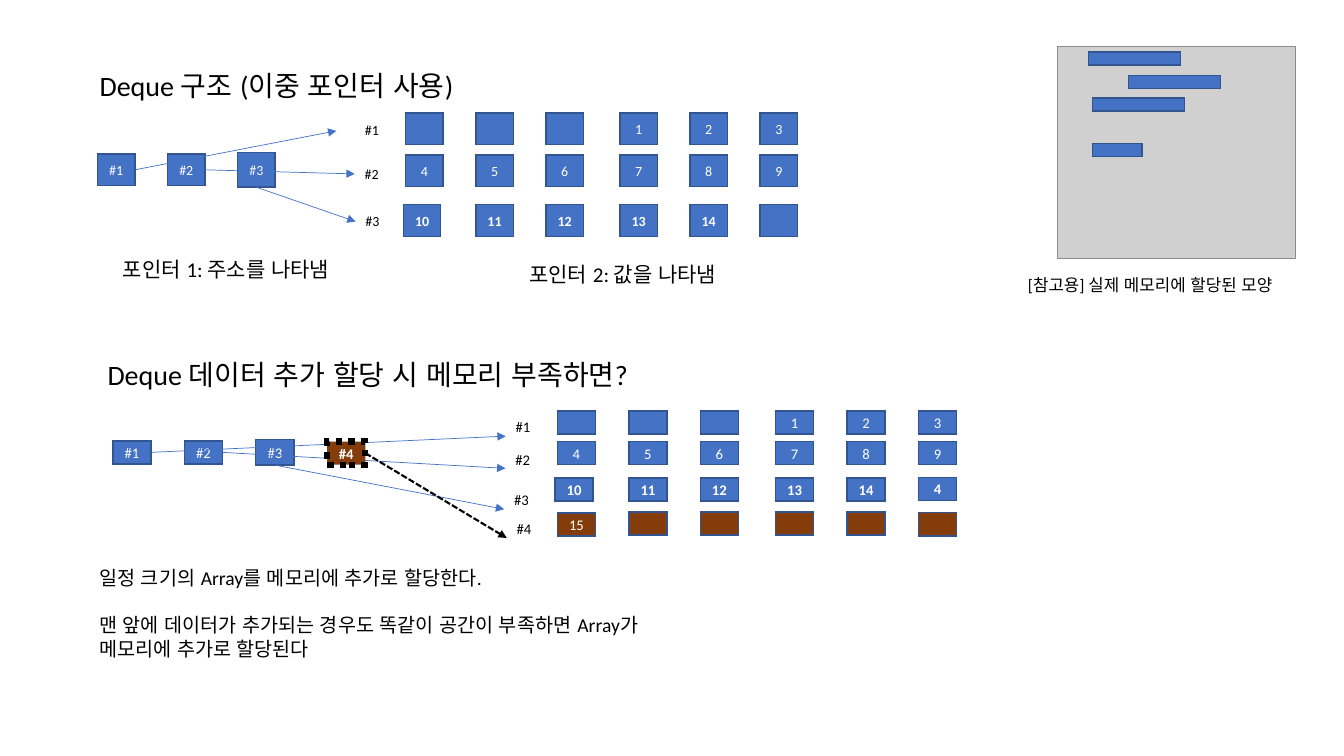
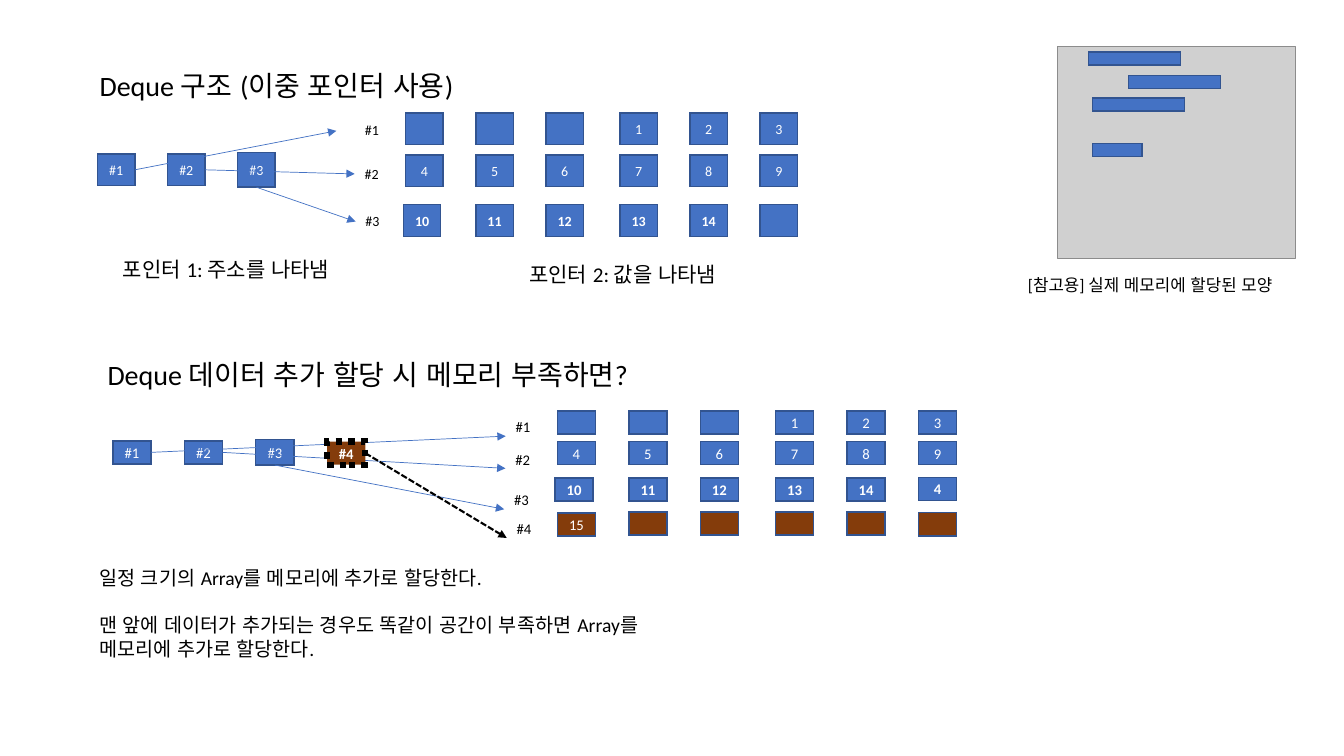
Before and after one commit to nicework-jin/AlgorithmStudy_211124, a slide deck: slide 2 of CS/Deque.pptx. Drawn at 1344x756 pixels with LibreOffice and Linux fonts; fonts in the diff are those of the drawing; grey boxes stand for pictures. Boxes give left, top, right and bottom in pixels: in the first picture for what was removed or moved away, otherwise in the second. Text is boxed around its words. In the diff, an @@ line names an element or a change of style, - is before the commit and + after.

```diff
--- a/CS/Deque.pptx
+++ b/CS/Deque.pptx
@@ text at (99,615,638,658): text changed @@
-맨 앞에 데이터가 추가되는 경우도 똑같이 공간이 부족하면 Array가 메모리에 추가로 할당된다
+맨 앞에 데이터가 추가되는 경우도 똑같이 공간이 부족하면 Array를 메모리에 추가로 할당한다.
```
Also in this commit, not shown: 1 other slide changed, 5 other files.
